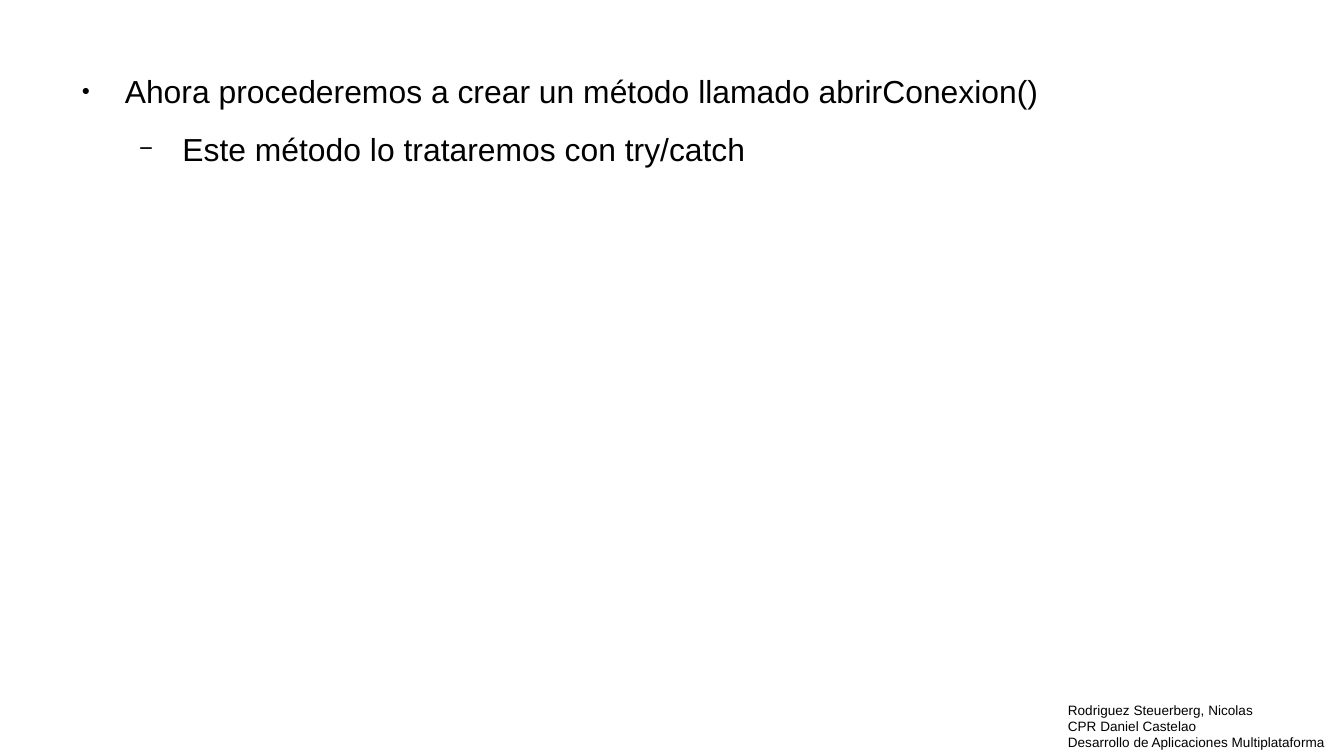
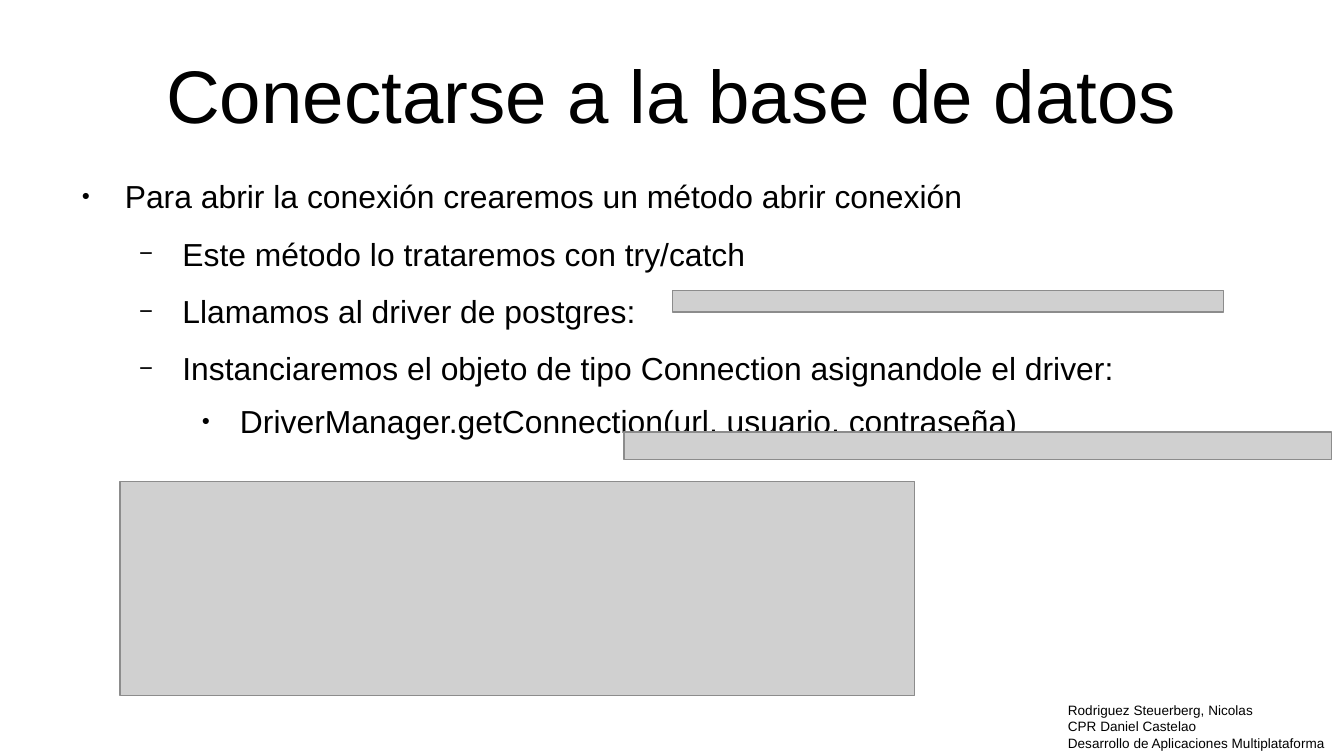
Before and after one commit to NicolasRodriguezSteuerberg/CosasPc, a slide deck: slide 4 of Programación/3evaluacion/baseDatos/RodriguezSteuerber,Nicolas_ManualBaseDeDatos.odp. Drawn at 1344x756 pixels with LibreOffice and Linux fonts; fonts in the diff are those of the drawing; grey boxes stand for pictures. Boxes give left, top, right and bottom in pixels: in the first picture for what was removed or moved away, otherwise in the second. Text is boxed around its words. In the diff, an @@ line names an element or a change of style, - is before the commit and + after.

```diff
--- a/Programación/3evaluacion/baseDatos/RodriguezSteuerber,Nicolas_ManualBaseDeDatos.odp
+++ b/Programación/3evaluacion/baseDatos/RodriguezSteuerber,Nicolas_ManualBaseDeDatos.odp
@@ title added at [166, 69, 1176, 124], 44 pt, text #000000 @@
+Conectarse a la base de datos
@@ text "Para abrir la conexión crearemos ...": place and size @@
-text "Para abrir la conexión crearemos ..." at [125, 79, 1038, 167]
+text "Para abrir la conexión crearemos ..." at [125, 184, 1113, 440]
@@ text at [125, 184, 962, 209]: text changed @@
-● Ahora procederemos a crear un método llamado abrirConexion()
+● Para abrir la conexión crearemos un método abrir conexión
@@ picture added at [673, 290, 1224, 312] @@
@@ text at [182, 300, 1113, 440]: paragraphs added @@
+  − Llamamos al driver de postgres:
+  − Instanciaremos el objeto de tipo Connection asignandole el driver:
+    ● DriverManager.getConnection(url, usuario, contraseña)
@@ picture added at [624, 432, 1332, 460] @@
@@ picture added at [120, 482, 915, 696] @@
```
Also in this commit, not shown: 1 other slide changed, 7 other files.
